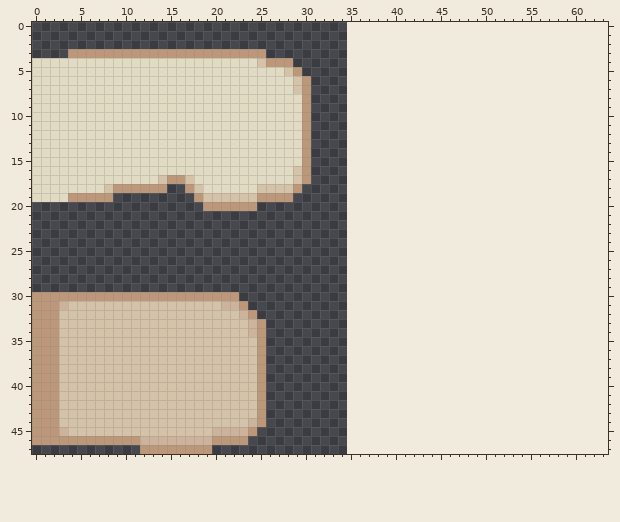
A pixel-art file gets an edit: assets/04_notebook/noteBooksTabsSheet.aseprite. Above: the version before the commit.
42x52 pixels, 1 frame. The old version is drawn lined up with the new one, on the new canvas.
After the commit:
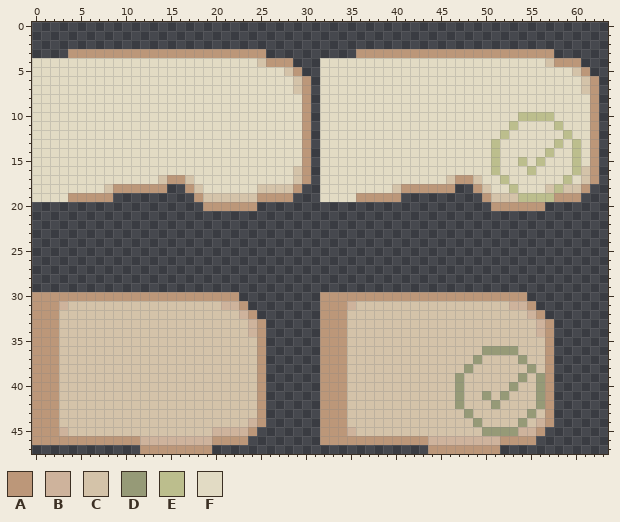
Palette (. is transparent): A #bc9779  B #ceb39c  C #d4c3a9  D #969a77  E #bcbe8d  F #e2dbc4
Change:
canvas 42x52 -> 64x48, the old top-left corner now at -7,0 (the part of the old canvas that was cut away was empty and is not shown)
The edit adds colour A in row 3 at x 36 to 57; in row 4 at x 58 to 60; in row 5 at x 61; in rows 6 to 16 at x 62; in row 17 at x 47 to 48 and 62; in row 18 at x 41 to 46, 49 and 61.
The edit adds colour A in row 19 at x 36 to 40, 50 and 58 to 60; in row 20 at x 51 to 56; in row 30 at x 32 to 54; in row 31 at x 32 to 34 and 55; in row 32 at x 32 to 34 and 56; in rows 33 to 44 at x 32 to 34 and 57.
The edit adds colour A in row 45 at x 32 to 34 and 56; in row 46 at x 32 to 43 and 52 to 55; in row 47 at x 44 to 51.
The edit adds colour B in row 31 at x 35 and 53 to 54; in row 32 at x 55; in rows 33 to 34 at x 56; in row 44 at x 56; in row 45 at x 35 and 54 to 55; in row 46 at x 44 to 51.
The edit adds colour C in row 4 at x 57; in row 5 at x 60; in rows 6 to 7 at x 61; in row 16 at x 61; in row 17 at x 46, 49 and 61; in row 18 at x 40, 50, 57 and 59 to 60.
The edit adds colour C in row 19 at x 51 to 53; in row 31 at x 36 to 52; in row 32 at x 35 to 54; in rows 33 to 34 at x 35 to 55; in row 35 at x 35 to 56; in row 36 at x 35 to 49 and 54 to 56.
The edit adds colour C in row 37 at x 35 to 48, 50 to 53 and 55 to 56; in row 38 at x 35 to 47, 49 to 54 and 56; in row 39 at x 35 to 46, 48 to 53 and 55; in row 40 at x 35 to 46, 48 to 52 and 54 to 55; in row 41 at x 35 to 46, 48 to 49, 51 and 53 to 55; in row 42 at x 35 to 46, 48 to 50 and 52 to 55.
The edit adds colour C in row 43 at x 35 to 47, 49 to 54 and 56; in row 44 at x 35 to 48, 50 to 53 and 55; in row 45 at x 36 to 49.
The edit adds colour D in row 36 at x 50 to 53; in row 37 at x 49 and 54; in row 38 at x 48 and 55; in row 39 at x 47, 54 and 56; in row 40 at x 47, 53 and 56; in row 41 at x 47, 50, 52 and 56.
The edit adds colour D in row 42 at x 47, 51 and 56; in row 43 at x 48 and 55; in row 44 at x 49 and 54; in row 45 at x 50 to 53.
The edit adds colour E in row 10 at x 54 to 57; in row 11 at x 53 and 58; in row 12 at x 52 and 59; in row 13 at x 51, 58 and 60; in row 14 at x 51, 57 and 60; in row 15 at x 51, 54, 56 and 60.
The edit adds colour E in row 16 at x 51, 55 and 60; in row 17 at x 52 and 59; in row 18 at x 53 and 58; in row 19 at x 54 to 57.
The edit adds colour F in row 4 at x 32 to 56; in row 5 at x 32 to 59; in rows 6 to 7 at x 32 to 60; in rows 8 to 9 at x 32 to 61; in row 10 at x 32 to 53 and 58 to 61; in row 11 at x 32 to 52, 54 to 57 and 59 to 61.
The edit adds colour F in row 12 at x 32 to 51, 53 to 58 and 60 to 61; in row 13 at x 32 to 50, 52 to 57, 59 and 61; in row 14 at x 32 to 50, 52 to 56, 58 to 59 and 61; in row 15 at x 32 to 50, 52 to 53, 55, 57 to 59 and 61; in row 16 at x 32 to 50, 52 to 54 and 56 to 59; in row 17 at x 32 to 45, 50 to 51, 53 to 58 and 60.
The edit adds colour F in row 18 at x 32 to 39, 51 to 52 and 54 to 56; in row 19 at x 32 to 35.
